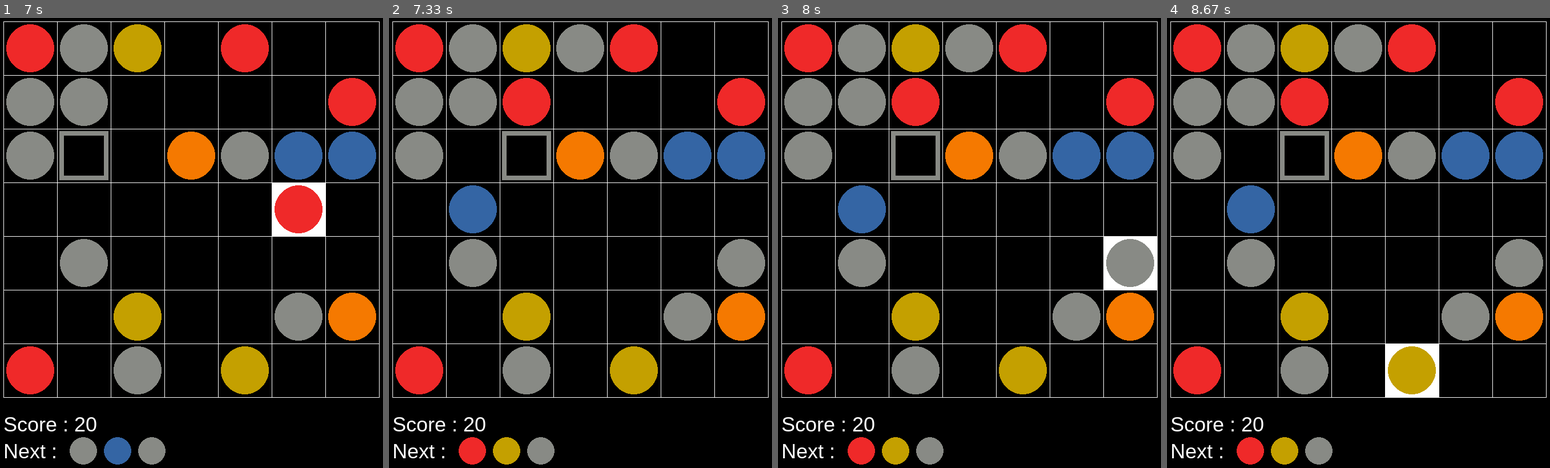
Above: before the commit, frames 1-4 (left to right).
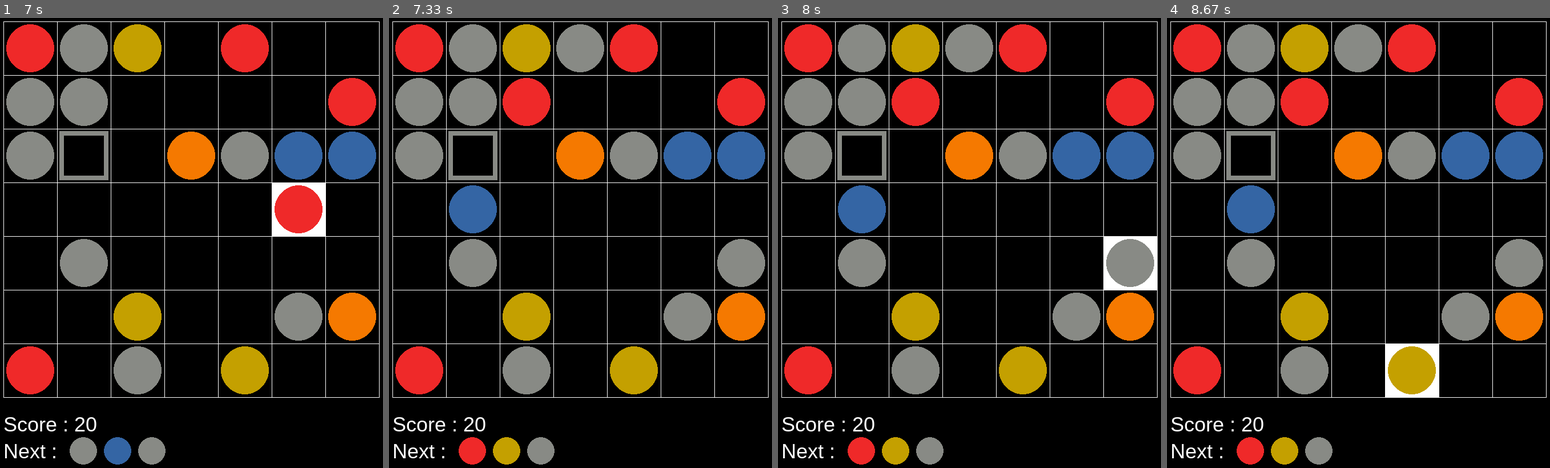
Above: after the commit, the same moments.

Repository: remipannequin/fiver
Game: pygame game, started from fiver.py
Two runs of this game, one before a commit and one after it. Both use one fixed random seed, a clock stepped at 60 frames per second and the inputs below.
Inputs (mouse positions are in pixels of both pictures, inside the frame that each line leads up to):
- Up to frame 1 (7 s): tap Space at 0.33, 1.53, 4.03, 4.37, 4.87, 5.17, 5.43 s; click (195, 274) at 0.8 s; click (72, 175) at 1.2 s; move the mouse to (99, 153) at 1.97 s; click (99, 153) at 2.1 s; click (172, 364) at 2.5 s; click (180, 166) at 2.9 s; click (137, 148) at 3.3 s; move the mouse to (325, 364) at 3.57 s; click (325, 364) at 3.7 s; click (107, 162) at 5.83 s; click (134, 378) at 6.23 s; click (271, 184) at 6.63 s; move the mouse to (130, 94) at 6.9 s
- Up to frame 2 (7.33 s): click (519, 94) at 7.03 s; move the mouse to (714, 238) at 7.3 s
- Up to frame 3 (8 s): click (1103, 238) at 7.43 s; click (873, 121) at 7.83 s
- Up to frame 4 (8.67 s): click (1427, 396) at 8.23 s; click (1335, 108) at 8.63 s

Frame 1 is identical in both runs. In frame 2, 0.9% of the frame differs, in the area x 15-43%, y 25-37%; in frame 3, 0.9%; in frame 4, 0.9%.

Commit message:
remove class Piece (replaced by a simple int). save traces in a db.

Diff:
--- a/board.py
+++ b/board.py
@@ -48,7 +48,7 @@
         | | | | | | | | | |
         | | | | | | | | | |
         | | | | | | | | | |
-        >>> b.set_piece(3, 7, Piece(2))
+        >>> b.set_piece(3, 7, 2)
         >>> b.print()
         | | | | | | | | | |
         | | | | | | | | | |
@@ -62,7 +62,7 @@
             p = []
             for c in row:
                 if c.piece:
-                    p.append("%d"%c.piece.id)
+                    p.append("%d"%c.piece)
                 else:
                     p.append(" ")
             print("|"+"|".join(p)+"|")
@@ -76,9 +76,9 @@
         """put a piece at (row, col). This should be empty if piece is not None
 
         >>> b = Board(7, 9)
-        >>> p = Piece(3)
+        >>> p = 3
         >>> b.set_piece(3, 7, p)
-        >>> b.grid[3][7].piece.id
+        >>> b.grid[3][7].piece
         3
         """
         if piece:
@@ -92,8 +92,8 @@
         >>> b= Board(5, 5)
         >>> b.get_piece(0, 0) is None
         True
-        >>> b.set_piece(0,0, Piece(1))
-        >>> b.get_piece(0, 0).id
+        >>> b.set_piece(0,0, 1)
+        >>> b.get_piece(0, 0)
         1
         """
         return self.grid[row][col].piece
@@ -123,15 +123,15 @@
         >>> b = Board(4,4)
         >>> len(b.occupied_cells())
         0
-        >>> b.set_piece(0,0, Piece(1))
+        >>> b.set_piece(0,0, 1)
         >>> c = b.occupied_cells()
-        >>> (c[0].row, c[0].col, c[0].piece.id)
+        >>> (c[0].row, c[0].col, c[0].piece)
         (0, 0, 1)
-        >>> b.set_piece(1,1, Piece(2))
+        >>> b.set_piece(1,1, 2)
         >>> c = b.occupied_cells()
         >>> len(c)
         2
-        >>> (c[1].row, c[1].col, c[1].piece.id)
+        >>> (c[1].row, c[1].col, c[1].piece)
         (1, 1, 2)
 
         """
@@ -143,7 +143,7 @@
         >>> b = Board(4,4)
         >>> len(b.free_cells())
         16
-        >>> b.set_piece(0,0, Piece(1))
+        >>> b.set_piece(0,0, 1)
         >>> c = b.free_cells()
         >>> len(c)
         15
@@ -167,18 +167,18 @@
         12
 
         >>> b = Board(7, 7)
-        >>> b.set_piece(0, 1, Piece(1))
-        >>> b.set_piece(1, 1, Piece(1))
-        >>> b.set_piece(1, 0, Piece(1))
+        >>> b.set_piece(0, 1, 1)
+        >>> b.set_piece(1, 1, 1)
+        >>> b.set_piece(1, 0, 1)
         >>> b.find_path(0, 0, 5, 2)
         []
 
         >>> b = Board(3, 5)
-        >>> b.set_piece(0, 3, Piece(1))
-        >>> b.set_piece(2, 3, Piece(1))
+        >>> b.set_piece(0, 3, 1)
+        >>> b.set_piece(2, 3, 1)
         >>> b.find_path(1, 0, 1, 4)
         [Cell(1, 1), Cell(1, 2), Cell(1, 3), Cell(1, 4)]
-        >>> b.set_piece(1, 3, Piece(1))
+        >>> b.set_piece(1, 3, 1)
         >>> b.find_path(0, 0, 2, 2)
         [Cell(0, 1), Cell(0, 2), Cell(1, 2), Cell(2, 2)]
         >>> b.find_path(0, 0, 2, 4)
@@ -431,15 +431,15 @@
         pieces than n_match
 
         >>> b = Board(7, 7)
-        >>> b.set_piece(1, 1, Piece(1))
-        >>> b.set_piece(1, 2, Piece(1))
-        >>> b.set_piece(1, 3, Piece(1))
-        >>> b.set_piece(1, 4, Piece(1))
+        >>> b.set_piece(1, 1, 1)
+        >>> b.set_piece(1, 2, 1)
+        >>> b.set_piece(1, 3, 1)
+        >>> b.set_piece(1, 4, 1)
         >>> c= b.get_cell(1,4)
         >>> r = c.get_all_directions(b.grid, 4)
         >>> len(r)
         4
-        >>> [c.piece.id for c in r]
+        >>> [c.piece for c in r]
         [1, 1, 1, 1]
 
         """
@@ -479,5 +479,4 @@
 
 if __name__=='__main__':
     import doctest
-    from piecegenerator import Piece
     doctest.testmod()
--- a/fiver.py
+++ b/fiver.py
@@ -2,6 +2,9 @@
 # -*- coding: utf-8 -*-
 """Interactive interface for the game and automatic player agent
 """
+
+import shelve
+from datetime import datetime
 
 import pygame
 
@@ -59,11 +62,9 @@
     def estimate_best_move(self):
         if self.game_over is False :
             actions = self.hp.actions()
-            #TODO rebuild cache only if game change
-            self.hp.build_eval_cache()
             #Estimate best move (destination)
             (src, dst) = heuristic_2(self.hp, actions)
-            self.proposition = (dst.row, dst.col, src.piece.id)
+            self.proposition = (dst.row, dst.col, src.piece)
 
     def text_centered(self, msg, x, y, big=False):
         if big:
@@ -98,7 +99,7 @@
         decalage += int(r*1.5)
         for piece in self.g.next_pieces_queue:
             pygame.draw.circle(self.win,
-                               COULEUR[piece.id],
+                               COULEUR[piece],
                                [decalage, self.pix(self.g.n_rows+1)],
                                r)
             decalage = decalage + int(2.5 * r)
@@ -137,7 +138,7 @@
                 piece = self.g.board.get_piece(row, col)
                 if piece is not None:
                     pygame.draw.circle(self.win,
-                            COULEUR[piece.id],
+                            COULEUR[piece],
                             [self.pix(col+0.5), self.pix(row+0.5)],
                             rayon_cercle)
 
@@ -145,13 +146,13 @@
         if self.game_over:
             self.text_centered("GAME OVER", self.pix(self.g.n_cols/2), self.pix(self.g.n_rows/2), True)
 
-            self.replay = pygame.draw.rect(self.win,
+            self.replay_bt = pygame.draw.rect(self.win,
                                            WHITE,
                                            [self.pix(self.g.n_cols-2.5),
                                             self.pix(self.g.n_rows+0.5),
                                             self.l*2.5,
                                             self.l//2], 2)
-            self.text_centered("play again", self.replay.centerx, self.replay.centery)
+            self.text_centered("play again", self.replay_bt.centerx, self.replay_bt.centery)
 
 
     def process_events(self):
@@ -173,15 +174,18 @@
                         if self.selection:
                             chemin = self.g.board.find_path(self.selection[0], self.selection[1], row, col)
                             if len(chemin) == 0:
-                                print("interdit !!!")
+                                print("No path to move here.")
                             else:
                                 self.g.make_move(self.selection[0], self.selection[1], row, col)
+                                #Rebuild cache only if game change
+                                self.hp.build_eval_cache()
                         self.selection = None
-                elif self.replay.collidepoint(event.pos):
+                elif self.replay_bt.collidepoint(event.pos):
                     self.reset()
 
             elif event.type == pygame.KEYDOWN and event.key == 32 and not self.game_over:
                 step(self.g)
+                self.hp.build_eval_cache()
 
     def loop(self):
         clock = pygame.time.Clock()
@@ -189,7 +193,11 @@
             self.estimate_best_move()
             self.draw_game()
             self.process_events()
-            self.game_over = self.g.check_game_over()
+            if not self.game_over and self.g.check_game_over():
+                self.game_over = True
+                with shelve.open('trace.db') as db:
+                    ts = datetime.now()
+                    db[str(ts)] = {'trace': self.g.trace, 'size':(7,7), 'mode':'normal', 'score':self.g.score}
             # Actualisation de l'affichage
             pygame.display.flip()
             # 10 fps
--- a/game.py
+++ b/game.py
@@ -67,6 +67,9 @@
         self.board = Board (self.n_rows, self.n_cols)
         self.fill_board ()
         self.generate_next_pieces ()
+        self.trace = []
+        self.last_move = None
+        self.record_trace()
 
 
     def generate_next_pieces(self):
@@ -105,6 +108,7 @@
 
 
     def next_step (self):
+        self.record_trace()
         self.fill_board ()
         self.generate_next_pieces ()
 
@@ -118,7 +122,7 @@
         #if current_path is None or len(current_path) == 0:
         #    status_message = NO_PATH
         #    return false
-
+        self.last_move = (start_row, start_col, end_row, end_col)
         p = self.board.get_piece(start_row, start_col)
         self.board.set_piece (start_row, start_col, None)
         self.board.set_piece (end_row, end_col, p)
@@ -132,6 +136,13 @@
             self.next_step()
 
 
+    def record_trace(self):
+        """Add current state (board, next_pieces, move, score) to the trace"""
+
+        board_data = [c.piece for c in self.board.all_cells()]
+        self.trace.append((board_data, self.next_pieces_queue, self.last_move, self.score))
+
+
 class Helper:
 
     def __init__(self, game):
@@ -166,6 +177,7 @@
         """
         self.board = game.board
         self.n_types = game.n_types
+        self.cache = None
         result = list()
         #prepare evalutation neighbourhood
         for r in range(game.n_rows):
@@ -209,8 +221,8 @@
         possible source cells
 
         >>> g = MockGame(3,5)
-        >>> g.board.set_piece(0, 2, Piece(1))
-        >>> g.board.set_piece(1, 2, Piece(2))
+        >>> g.board.set_piece(0, 2, 1)
+        >>> g.board.set_piece(1, 2, 2)
         >>> hp = Helper(g)
         >>> act = hp.actions()
         >>> len(act)
@@ -223,9 +235,9 @@
         True
         >>> g.board.get_cell(1,2) in act[g.board.get_cell(0,0)]
         True
-        >>> g.board.set_piece(0, 3, Piece(3))
-        >>> g.board.set_piece(2, 2, Piece(3))
-        >>> g.board.set_piece(2, 3, Piece(2))
+        >>> g.board.set_piece(0, 3, 3)
+        >>> g.board.set_piece(2, 2, 3)
+        >>> g.board.set_piece(2, 3, 2)
         >>> act = hp.actions()
         >>> len(act)
         10
@@ -291,7 +303,7 @@
 
         >>> g = MockGame()
         >>> hp = Helper(g)
-        >>> g.board.set_piece(0, 0, Piece(1))
+        >>> g.board.set_piece(0, 0, 1)
         >>> g.board.print()
         |1| | | | | | |
         | | | | | | | |
@@ -319,7 +331,7 @@
                         free = 0
                         for cell in mask:
                             if cell.piece:
-                                if cell.piece.id == t:
+                                if cell.piece == t:
                                     same += 1
                             else:
                                 free += 1
@@ -336,7 +348,7 @@
         """
         if (self.cache is None):
             self.build_eval_cache()
-        return self.cache[to_row][to_col][piece.id]
+        return self.cache[to_row][to_col][piece]
 
 
     def reachable_cells(self, from_row, from_col):
@@ -354,7 +366,6 @@
 
 if __name__=='__main__':
     import doctest
-    from piecegenerator import Piece
     class MockGame():
         def __init__(self, n_rows=7, n_cols=7):
             self.n_types = 5
--- a/piecegenerator.py
+++ b/piecegenerator.py
@@ -46,53 +46,15 @@
         3
         >>> l[0] == g.pieces[0] and l[1] == g.pieces[1] and l[2] == g.pieces[2]
         True
-        >>> [p.id >= 0 and p.id < 5 for p in g.pieces]
+        >>> [p >= 0 and p < 5 for p in g.pieces]
         [True, True, True]
         """
         self.pieces.clear ()
         for i in range(self.n_next_pieces):
             id = self._yield_next_piece ()
-            self.pieces.append(Piece (id))
+            self.pieces.append(id)
         return self.pieces
 
-
-
-class Piece:
-
-    def __init__(self, new_id):
-        """Create a new Piece with id.
-
-        >>> p = Piece(1)
-        >>> p.id
-        1
-
-        """
-        self.id = new_id
-
-
-    def __eq__ (self, piece):
-        """Test whether two pieces are the same, i.e. they have the same id
-
-        >>> Piece(1) == Piece(1)
-        True
-
-        >>> Piece(1) == Piece(2)
-        False
-
-        >>> Piece(1) == None
-        False
-
-        """
-        if piece:
-            return self.id == piece.id
-        return False
-
-    def __hash__(self):
-        return hash(self.id)
-
-
-    def __repr__(self):
-        return "Piece %d" %self.id
 
 if __name__=='__main__':
     import doctest
--- /dev/null
+++ b/trace.py
@@ -0,0 +1,10 @@
+#!/usr/bin/env python
+# -*- coding: utf-8 -*-
+"""see what is in the trace db
+"""
+
+import shelve
+
+with shelve.open('trace.db') as db:
+    for k in db.keys():
+        print("%s (score %d)" % (k,  db[k]['score']))
Not shown, changed: .gitignore
